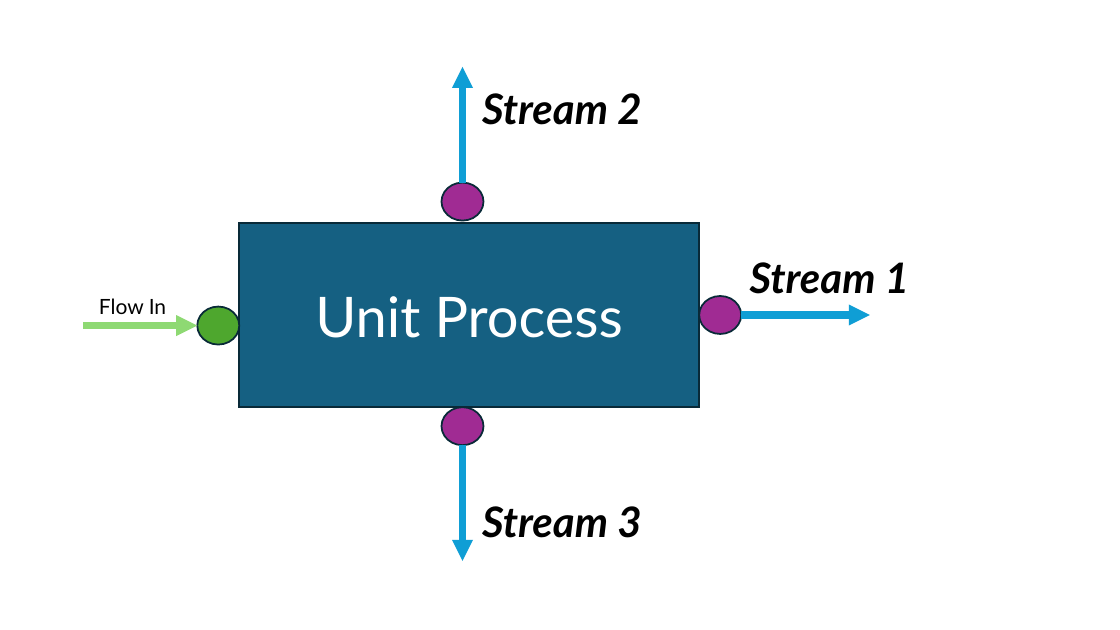
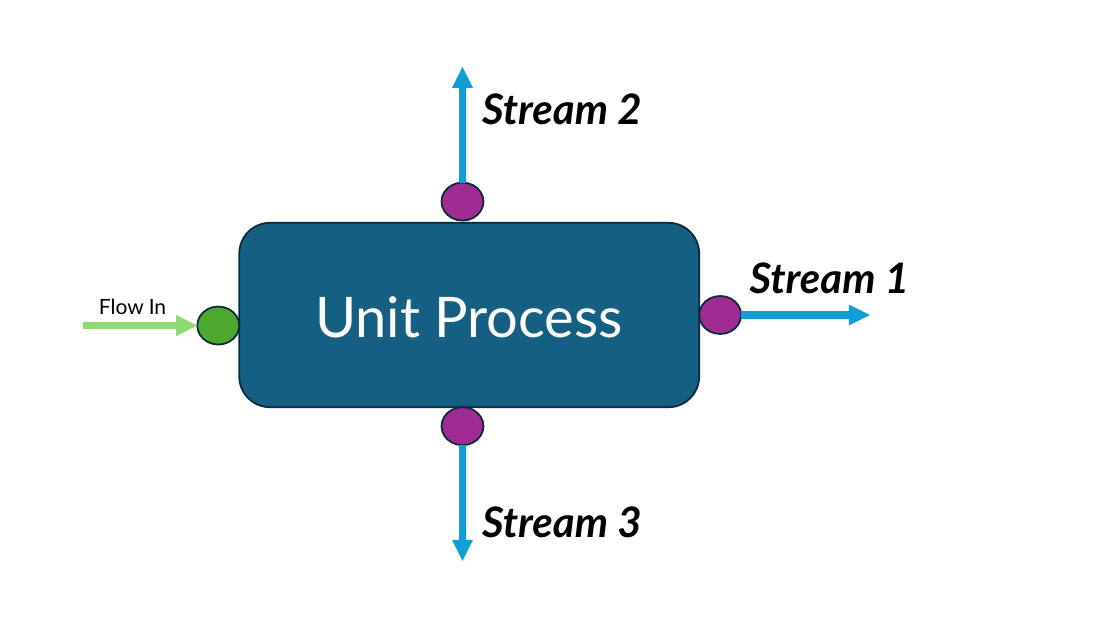
Before and after one commit to llvdrhau/OUTDOOR_USC, a slide deck: slide 4 of src/outdoor/user_interface/dialogs/figures/Raw figure separation.pptx. Drawn at 1120x630 pixels with LibreOffice and Linux fonts; fonts in the diff are those of the drawing. Boxes give left, top, right and bottom in pixels: in the first picture for what was removed or moved away, otherwise in the second. Text is boxed around its words. In the diff, an @@ line names an element or a change of style, - is before the commit and + after.

```diff
--- a/src/outdoor/user_interface/dialogs/figures/Raw figure separation.pptx
+++ b/src/outdoor/user_interface/dialogs/figures/Raw figure separation.pptx
@@ rounded rectangle "Unit Process" at [239,223,700,408]: rectangle to rounded rectangle @@
```
Also in this commit, not shown: 3 other slides changed, 1 slide added, 8 other files.
